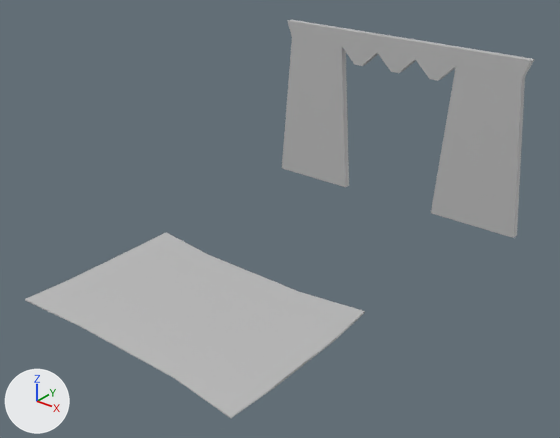
One commit to the FBX model Assets/Art/3D/Captain Quarters/CaptainQuarters_Fabrics.fbx: the scene before it, then after it.
The view is the same before and after, from a 50 mm camera at (5.92, -8.73, 5.74) aimed at (-0.14, -1.15, 1.05). Every picture has the same lights, and +X, +Y and +Z are marked at lower left. Where no turn or scale is listed for an object, it has been applied to the vertices.

The first picture shows 'Curtains', 'Rug'.
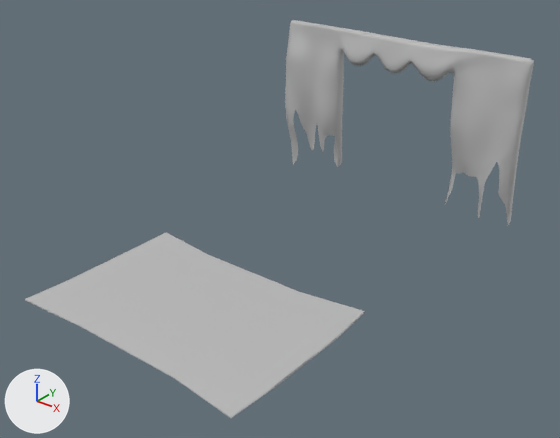
Location of each change, (x1, y1, x2, y2) in pixels of the pictures (560 x 438 px):
'Curtains', deleted
    before: (282, 20, 534, 238)
'Curtains_low', added
    after: (285, 20, 534, 225)

The change, as a diff of the scene's bpy script:
```diff
--- a/Assets/Art/3D/Captain Quarters/CaptainQuarters_Fabrics.fbx.py
+++ b/Assets/Art/3D/Captain Quarters/CaptainQuarters_Fabrics.fbx.py
@@ me_mesh_001_1 @@
+me_mesh_001_1.from_pydata(...)  # 1802 vertices, 1626 faces; spans x -2.4..1.96, y 1.68..2.07, z 0.39..3.0
+me_mesh_001_1.materials.append(mat_fabric)  # grey #bcbcbc
@@ ob_curtains @@
-ob_curtains = bpy.data.objects.new('Curtains', me_mesh_001)
-ob_curtains.location = (-1.78, 1.91, 2.93)
@@ ob_curtains_low @@
+ob_curtains_low = bpy.data.objects.new('Curtains_low', me_mesh_001_1)
+ob_curtains_low.location = (0.0, 0.0, 0.0)
```
